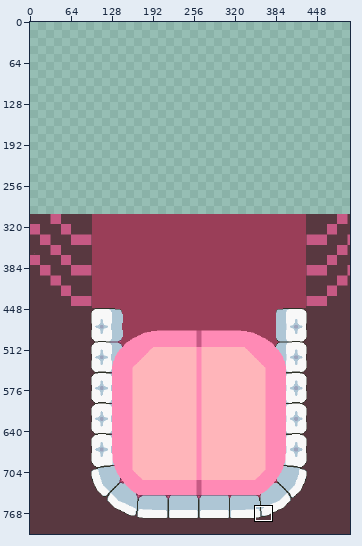
Two versions of one pixel-art file, tools/porytiles/_raw_tilesets/secondary/wailord/inside.aseprite. The picture above shows the old version from afar; the outline marks the close-up.
Close-up. Before the edit:
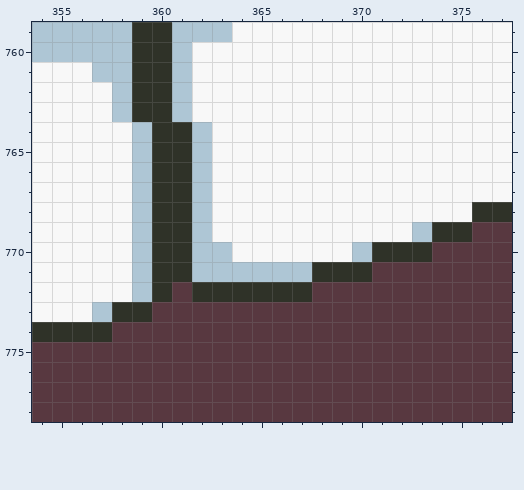
500x500 pixels, 1 frame. Shown: x 354..377, y 759..778. The old version is drawn lined up with the new one, on the new canvas. The commit also changed other parts of the picture, which this record leaves out.
Once edited:
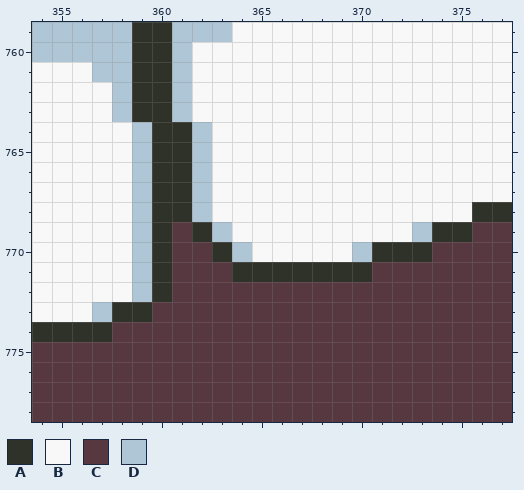
Palette (. is transparent): A #2f3228  B #f8f8f8  C #583840  D #aec6d5
From old to new:
canvas 500x500 -> 500x800, the old top-left corner now at 0,300
Colour D gives way to colour A in row 769 at x 362; in row 770 at x 363; in row 771 at x 364 to 367.
Colour A gives way to colour C in rows 769 to 771 at x 361; in row 772 at x 362 to 367.
Colour D gives way to colour C in row 770 at x 362; in row 771 at x 362 to 363.
Colour B gives way to colour D in row 769 at x 363; in row 770 at x 364.
